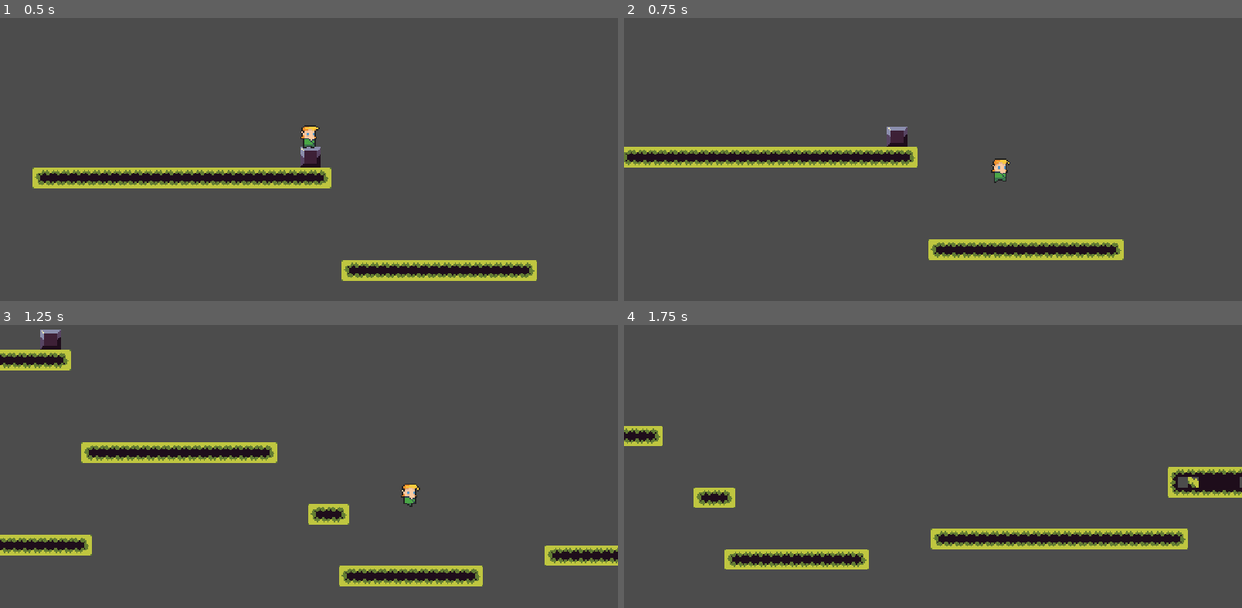
Above: before the commit, frames 1-4 (two rows, left to right).
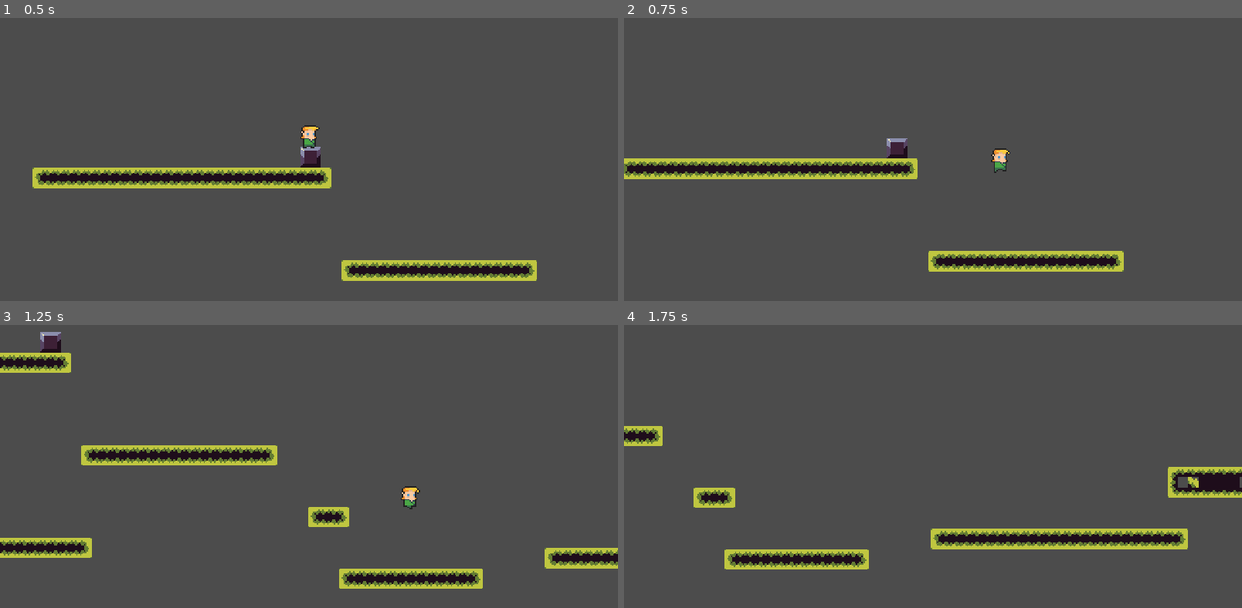
Above: after the commit, the same moments.

Repository: fredih/rescue
Game: Godot game, scene res://levels/level01.tscn
Same seed, same stepped clock (60 frames per second), same inputs: the game is played once before the commit and once after it. The project has no main scene, so this scene is started directly.
Inputs:
- Up to frame 1 (0.5 s): no input
- Up to frame 2 (0.75 s): hold Right (ui_right) from 0.53 s (still down)
- Up to frame 3 (1.25 s): keep holding Right (ui_right); tap Up (ui_up) at 0.77 s
- Up to frame 4 (1.75 s): keep holding Right (ui_right); tap Up (ui_up) at 1.52 s

Frame 1 is identical in both runs. In frame 2, 9.1% of the frame differs, in the area x 0-81%, y 38-90%; in frame 3, 5.1%; in frame 4, nothing differs.

Commit message:
fixing player bug falling down too quickly

Diff:
--- a/characters/player/Player.gd
+++ b/characters/player/Player.gd
@@ -17,7 +17,7 @@
 	var is_jump_interrupted: = Input.is_action_just_released("ui_up") and _velocity.y < 0.0
 	var direction: = get_direction()
 	_velocity = calculate_move_velocity(direction, is_jump_interrupted)
-	var snap: Vector2 = Vector2.DOWN * 60.0 if direction.y == 0.0 else Vector2.ZERO
+	var snap: Vector2 = Vector2.DOWN * 10.0 if direction.y == 0.0 else Vector2.ZERO
 	_velocity = move_and_slide_with_snap(
 		_velocity, snap, FLOOR_NORMAL, true
 	)
